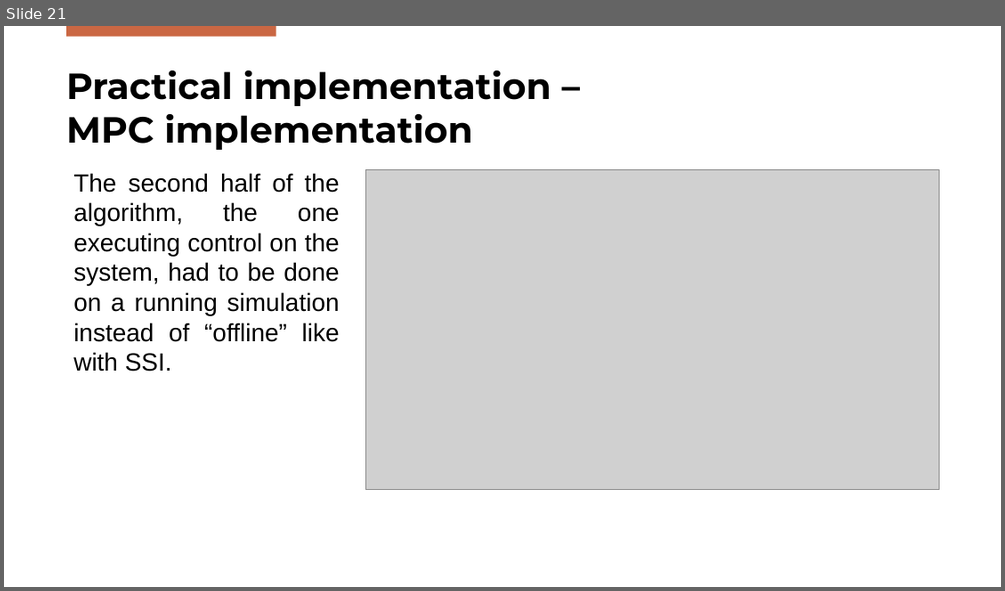
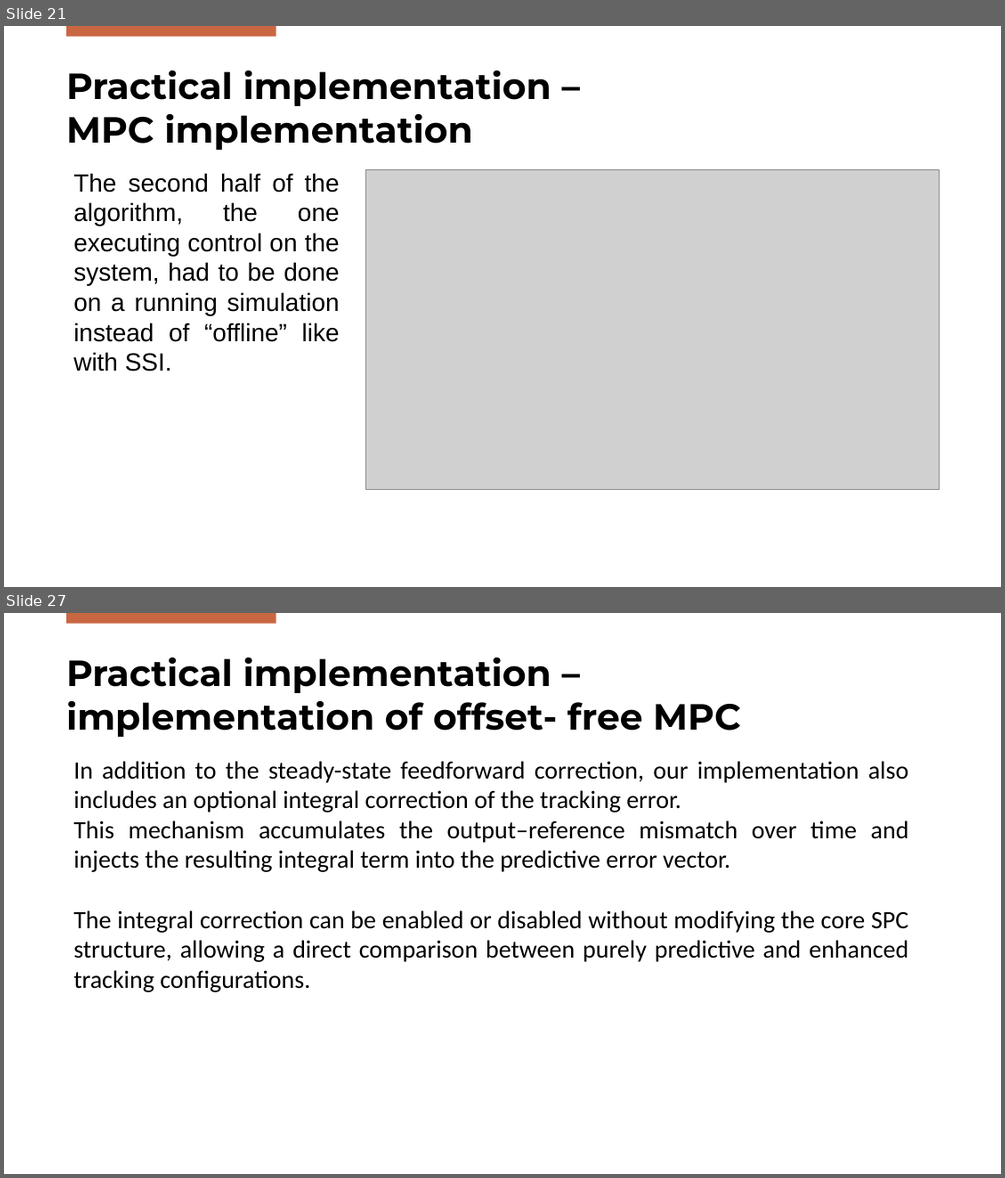
Before and after one commit to Gabriele-Mazzoleni/Progetto_ALES_aa_2025_2026, a slide deck: SPC_Presentation.pptx. Shown one above the other, each under a label of ours: slide 21 before the commit, slides 21 and 27 after it; the slides between them are not shown. The pictures are 1005x591 and 1005x1178 pixels, drawn with LibreOffice and Linux fonts; fonts in the diff are those of the drawing; grey boxes stand for pictures; background and template pictures are left out. Boxes give left, top, right and bottom in pixels: in the first picture for what was removed or moved away, otherwise in the second. Text is boxed around its words. In the diff, an @@ line names an element or a change of style, - is before the commit and + after.

```diff
--- a/SPC_Presentation.pptx
+++ b/SPC_Presentation.pptx
@@ slide 27 added at (x1=4, y1=613, x2=1001, y2=1174), background #FFFFFF; not listed: 1 template element that a slide beside it also shows @@
@@ title added at (x1=66, y1=657, x2=741, y2=737), 35 pt, text #000000, bold @@
+Practical implementation –
+implementation of offset- free MPC
@@ text added at (x1=73, y1=761, x2=909, y2=992), 24 pt, text #000000 @@
+In addition to the steady-state feedforward correction, our implementation also includes an optional integral correction of the tracking error.
+This mechanism accumulates the output–reference mismatch over time and injects the resulting integral term into the predictive error vector.
+The integral correction can be enabled or disabled without modifying the core SPC structure, allowing a direct comparison between purely predictive and enhanced tracking configurations.
```
Also in this commit, not shown: 4 slides changed, 3 other slides added, 1 slide removed.
